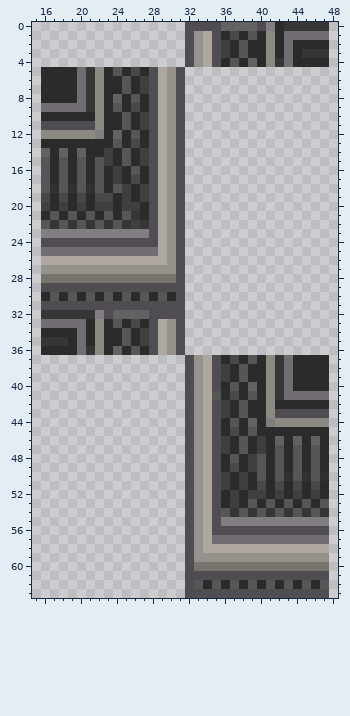
Edited in one commit: pixel-art sprite (Resources/Textures/Structures/Walls/solid.rsi/reinf_over2.png). Above is the file before it was changed.
The file is 64x64 pixels. Colours within 5 levels of each other are drawn and written as one. Shown: x 15..48, y 0..63.
And afterwards:
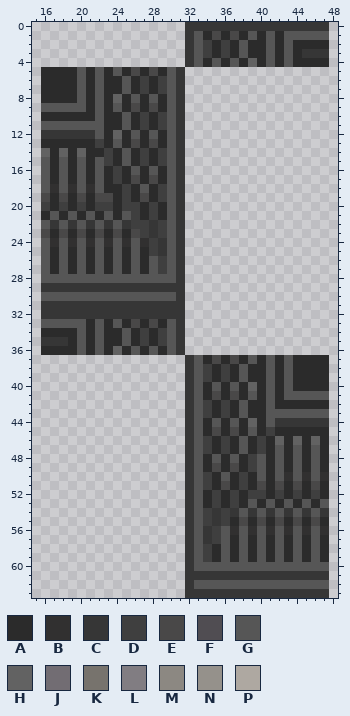
Palette (. is transparent): A #2b2b2b  B #313030  C #363636  D #3f3f3f  E #494848  F #504d52  G #565656  H #626262  J #726d73  K #77736d  L #817d82  M #8c8882  N #95918b  P #aea8a1
Edits made:
Changed rows in their new state; - is an unchanged pixel.
first column x 16:
 0 ----------------CCCCCCCCCCC-----
 1 ----------------CGAE-----G-GGGGG
 2 ----------------CGDA-----G-G----
 3 ----------------CGDA-----G-G----
 4 ----------------CGAG-----GAG----
 5 ----GAG-----EAGC----------------
 6 ----GAG-----ADGC----------------
 7 ----GAG-----ADGC----------------
 8 ----GAG-----GAGC----------------
 9 GGGGGAG-----EAGC----------------
10 ------G-----ADGC----------------
11 GGGGGGG-----ADGC----------------
12 CCCCCCG-----GAGC----------------
13 ------D-----EAGC----------------
14 ------------ADGC----------------
15 ------------ADGC----------------
16 ------------GAGC----------------
17 ------------EAGC----------------
18 --------A--GADGC----------------
19 -----------EADGC----------------
20 ------------DAGC----------------
21 ----------D-DAGC----------------
22 -----------DCDGC----------------
23 EAEAEAEAEAEDCDGC----------------
24 GBGBGBGBGBGBDCGC----------------
25 GAGAGAGAGAGADCGC----------------
26 GAGAGAGAGAGAGDGC----------------
27 GAGAGAGAGAGAGDGC----------------
28 GGGGGGGGGGGGGGGC----------------
29 CCCCCCCCCCCCCCCC----------------
30 G-G-G-G-G-G-G-GC----------------
31 CCCCCCCCCCCCCCCC----------------
32 ------CCCCCCCCCC----------------
33 GGGGG-G-----EAGC----------------
34 ----G-G-----ADGC----------------
35 ----G-G-----ADGC----------------
36 ----GAG-----GAGC----------------
37 ----------------CGAE-----GAG----
38 ----------------CGDA-----GAG----
39 ----------------CGDA-----GAG----
40 ----------------CGAG-----GAG----
41 ----------------CGAE-----GAGGGGG
42 ----------------CGDA-----G------
43 ----------------CGDA-----GGGGGGG
44 ----------------CGAG-----GCCCCCC
45 ----------------CGAE-----D------
46 ----------------CGDA------------
47 ----------------CGDA------------
48 ----------------CGAG------------
49 ----------------CGAE------------
50 ----------------CGDAG-----------
51 ----------------CGDAE-----------
52 ----------------CGAD------------
53 ----------------CGAD------------
54 ----------------CGDCD-----------
55 ----------------CGDCDAEAEAEAEAEA
56 ----------------CGCDGBGBGBGBGBGB
57 ----------------CGCDGAGAGAGAGAGA
58 ----------------CGDAGAGAGAGAGAGA
59 ----------------CGDAGAGAGAGAGAGA
60 ----------------CGGGGGGGGGGGGGGG
61 ----------------CCCCCCCCCCCCCCCC
62 ----------------C-G-G-G-G-G-G-G-
63 ----------------CCCCCCCCCCCCCCCC
Pixel boxes of the changes (left, top, right, bottom) in both pictures:
changed: (41, 22, 329, 598)
